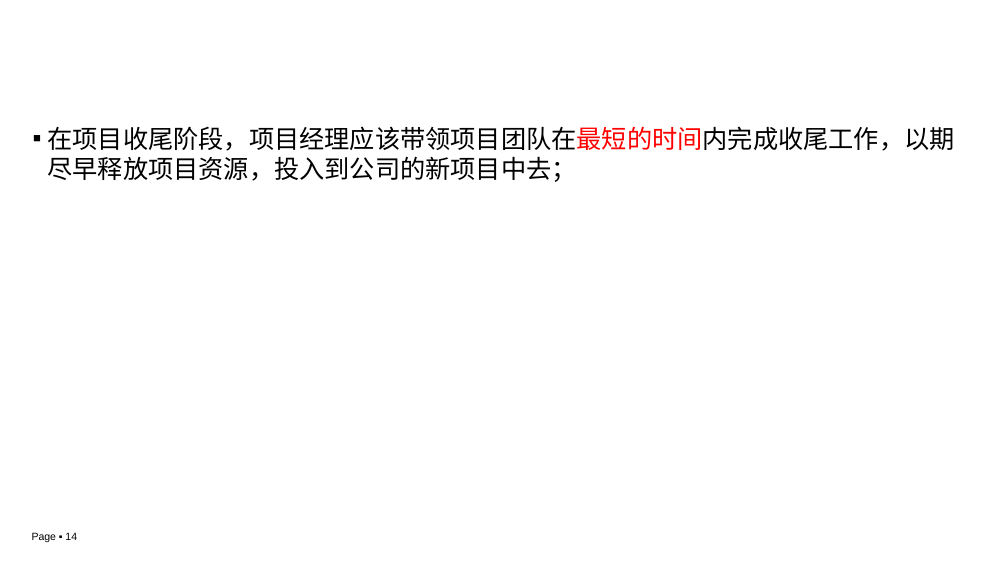
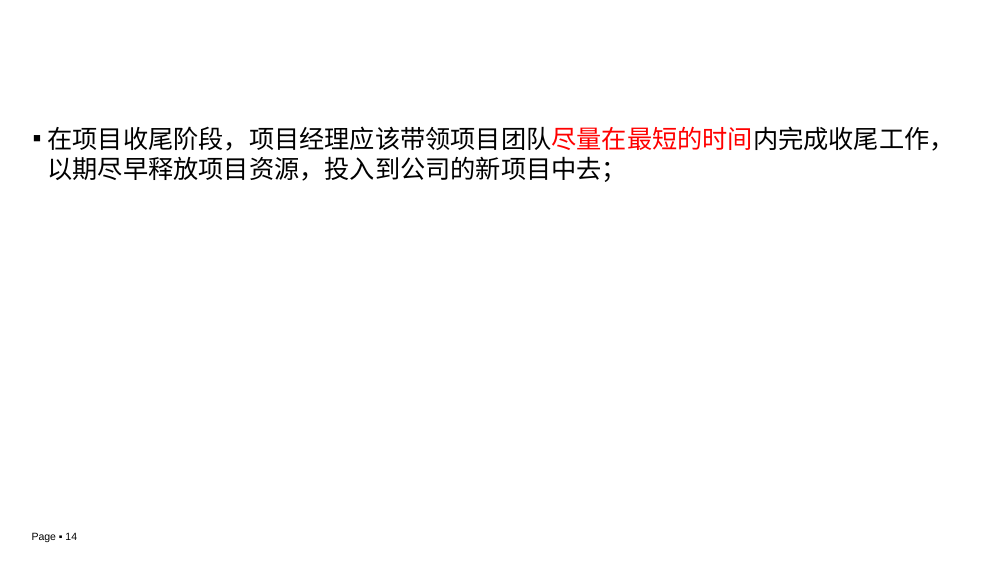
Before and after one commit to edu2act/course-IT-Project-Management, a slide deck: slide 14 of materials/slides/ch05.pptx. Drawn at 1008x567 pixels with LibreOffice and Linux fonts; fonts in the diff are those of the drawing; background and template pictures are left out. Boxes give left, top, right and bottom in pixels: in the first picture for what was removed or moved away, otherwise in the second. Text is boxed around its words. In the diff, an @@ line names an element or a change of style, - is before the commit and + after.

```diff
--- a/materials/slides/ch05.pptx
+++ b/materials/slides/ch05.pptx
@@ text at (48, 126, 955, 182): text changed @@
-▪ 在项目收尾阶段，项目经理应该带领项目团队在最短的时间内完成收尾工作，以期尽早释放项目资源，投入到公司的新项目中去；
+▪ 在项目收尾阶段，项目经理应该带领项目团队尽量在最短的时间内完成收尾工作，以期尽早释放项目资源，投入到公司的新项目中去；
```
Also in this commit, not shown: 2 other slides changed, 2 slides added, 2 other files.
